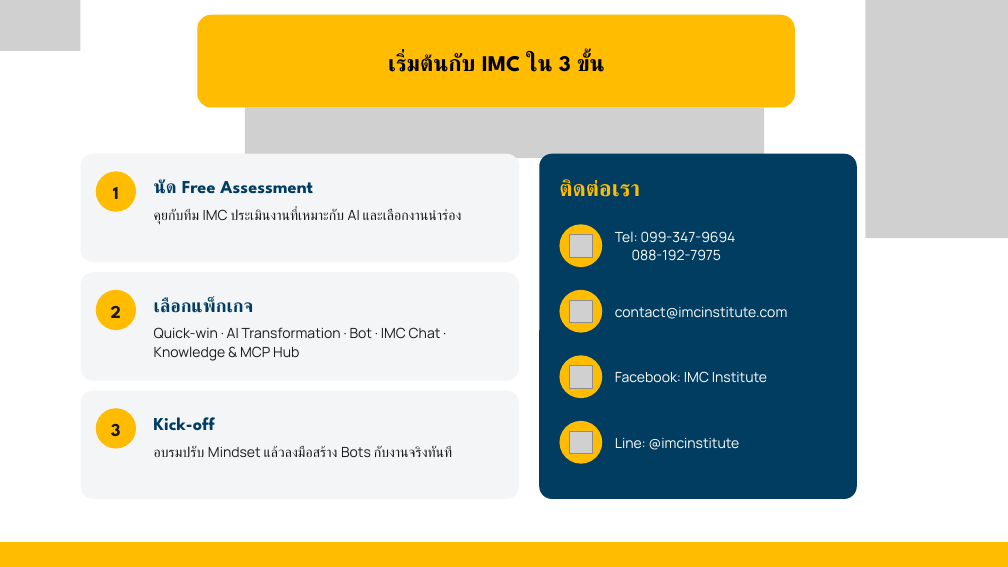
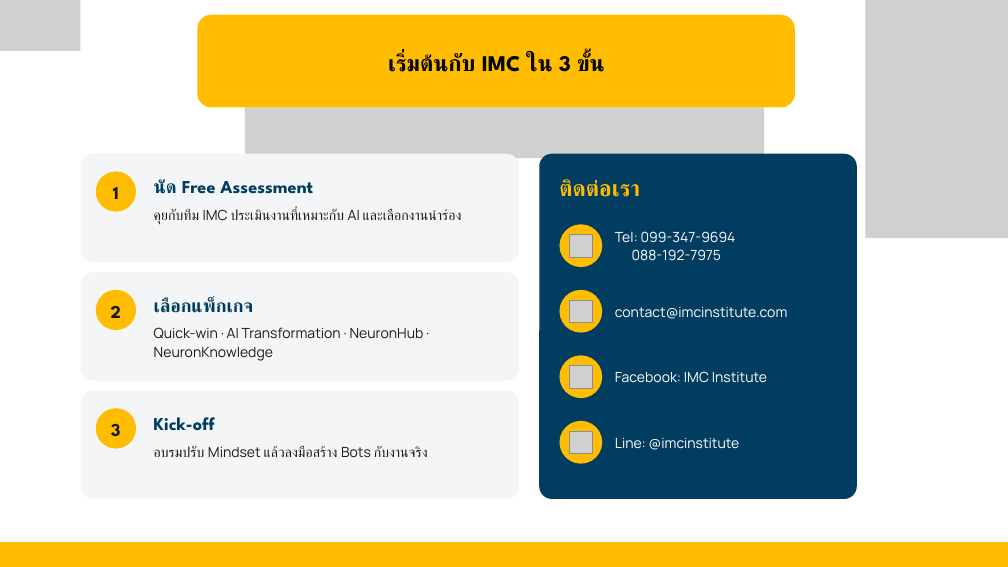
Before and after one commit to petong29149/imc-neuronknowledge, a slide deck: slide 25 of docs/sales/IMC_AI_Transformation_Packages.pptx (slide 26 before the commit). Drawn at 1008x567 pixels with LibreOffice and Linux fonts; fonts in the diff are those of the drawing; grey boxes stand for pictures. Boxes give left, top, right and bottom in pixels: in the first picture for what was removed or moved away, otherwise in the second. Text is boxed around its words. In the diff, an @@ line names an element or a change of style, - is before the commit and + after.

```diff
--- a/docs/sales/IMC_AI_Transformation_Packages.pptx
+++ b/docs/sales/IMC_AI_Transformation_Packages.pptx
@@ text at (154, 327, 424, 361): text changed @@
-Quick-win · AI Transformation · Bot · IMC Chat · Knowledge & MCP Hub
+Quick-win · AI Transformation · NeuronHub · NeuronKnowledge
@@ text at (154, 446, 427, 457): text changed @@
-อบรมปรับ Mindset แล้วลงมือสร้าง Bots กับงานจริงทันที
+อบรมปรับ Mindset แล้วลงมือสร้าง Bots กับงานจริง
```
Also in this commit, not shown: 13 other slides changed, 1 slide removed, 21 other files.
